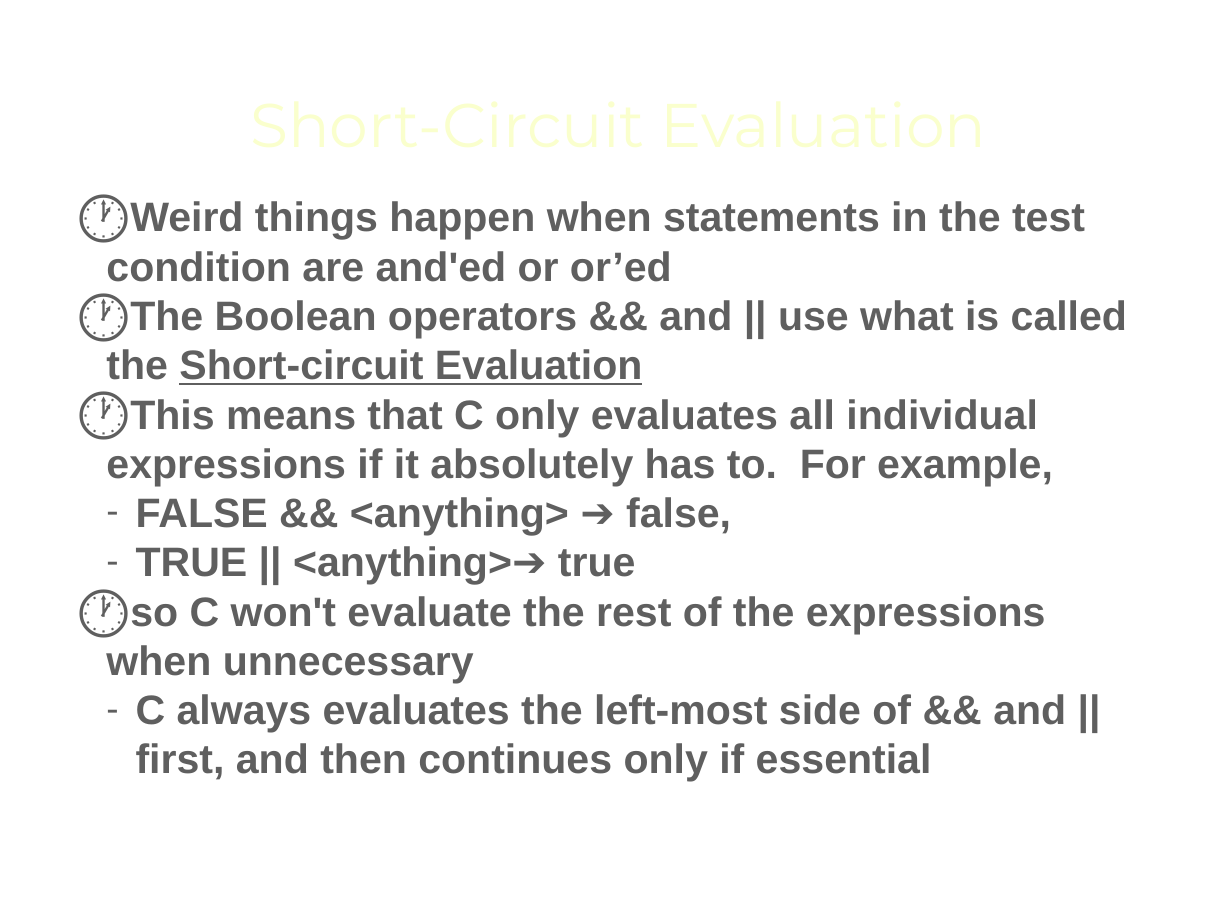
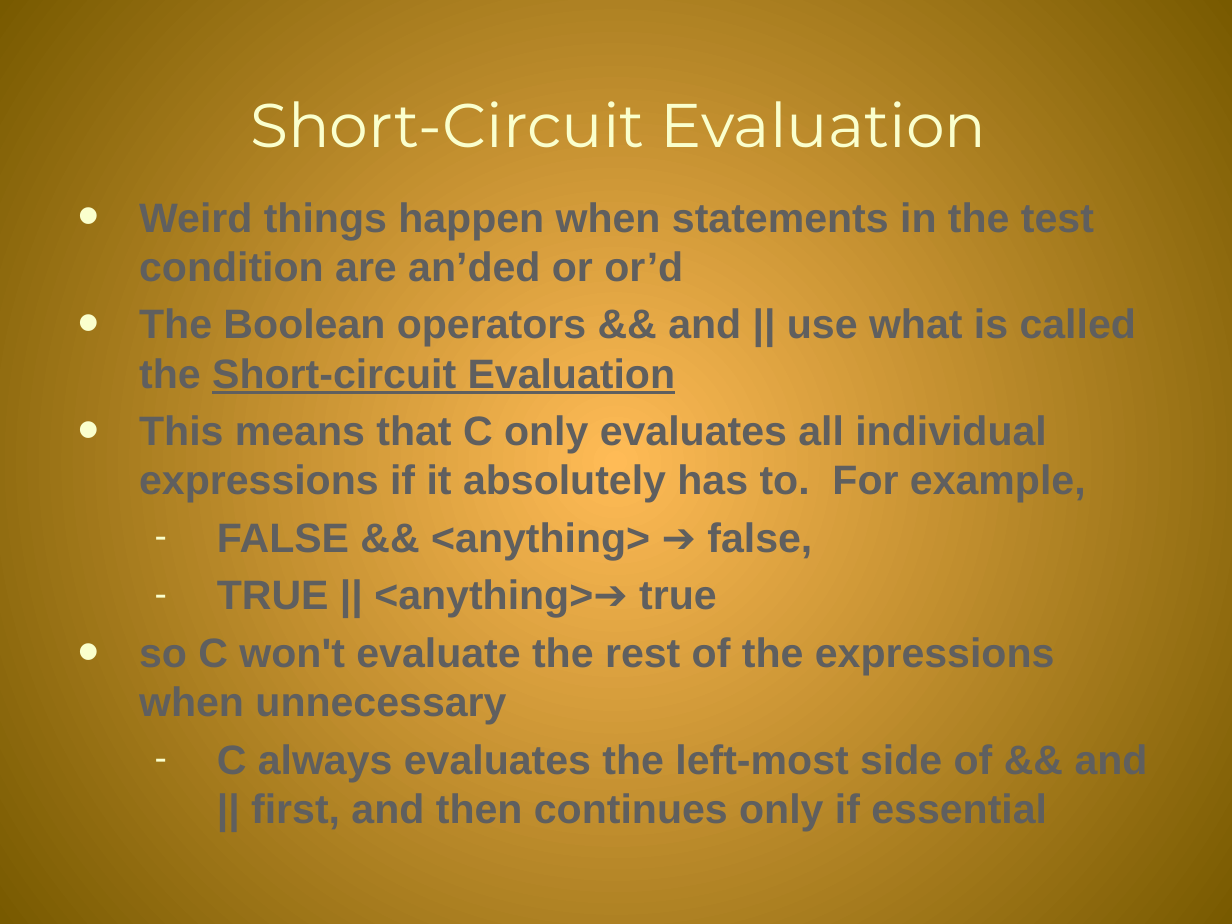
Before and after one commit to mjtrujillo10/Intro_To_C, a slide deck: slide 15 of 00_Lecture_Notes/Packet #3-16 - Control Structures.pptx. Drawn at 1232x924 pixels with LibreOffice and Linux fonts; fonts in the diff are those of the drawing; background and template pictures are left out. Boxes give left, top, right and bottom in pixels: in the first picture for what was removed or moved away, otherwise in the second. Text is boxed around its words. In the diff, an @@ line names an element or a change of style, - is before the commit and + after.

```diff
--- a/00_Lecture_Notes/Packet #3-16 - Control Structures.pptx
+++ b/00_Lecture_Notes/Packet #3-16 - Control Structures.pptx
@@ background #FFFFFF to gradient #FFBB57 to #795B00 @@
@@ text at (139,202,1094,282): text changed @@
-🕐 Weird things happen when statements in the test condition are and'ed or or’ed
+• Weird things happen when statements in the test condition are an’ded or or’d
@@ text at (139,308,1136,831): bullet 🕐 to •; more space between paragraphs; indent changed @@
```
Also in this commit, not shown: 58 other slides changed, 11 other files.
